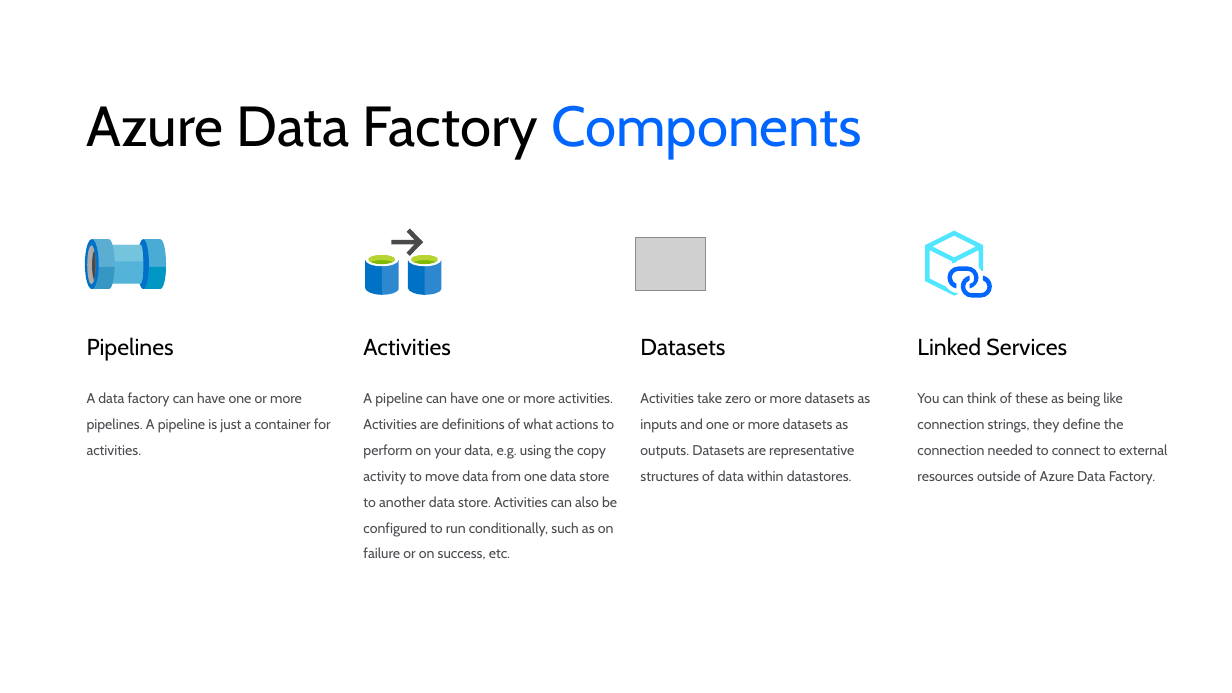
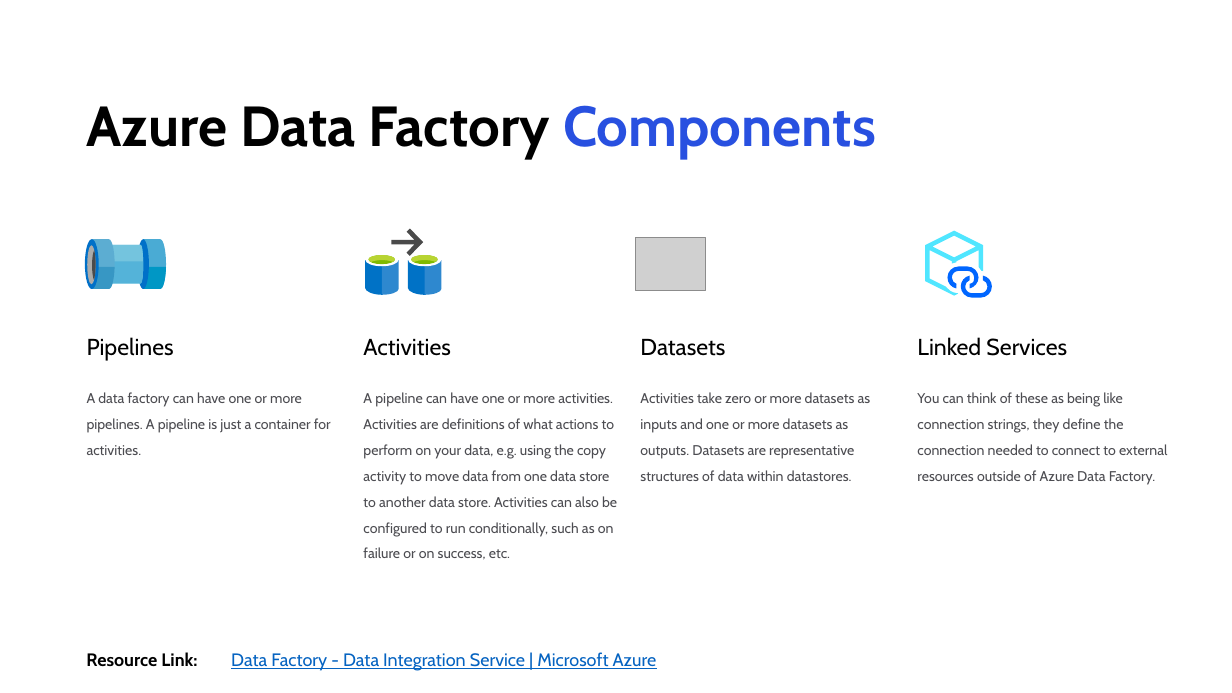
Before and after one commit to areed1192/azure-sql-data-project, a slide deck: slide 20 of samples/resources/Microsoft Azure.pptx (slide 8 before the commit). Drawn at 1232x693 pixels with LibreOffice and Linux fonts; fonts in the diff are those of the drawing; grey boxes stand for pictures. Boxes give left, top, right and bottom in pixels: in the first picture for what was removed or moved away, otherwise in the second. Text is boxed around its words. In the diff, an @@ line names an element or a change of style, - is before the commit and + after.

```diff
--- a/samples/resources/Microsoft Azure.pptx
+++ b/samples/resources/Microsoft Azure.pptx
@@ title "Azure Data Factory Components" at [87, 105, 876, 159]: text colour #0066FF to #2850E0 in "Components"; bold on @@
@@ text added at [86, 652, 197, 666], 14 pt, text #000000, bold @@
+Resource Link:
@@ text added at [231, 652, 657, 671], 14 pt, text #0563C1, underline @@
+Data Factory - Data Integration Service | Microsoft Azure
```
Also in this commit, not shown: 7 other slides changed, 12 slides added, 9 other files.
